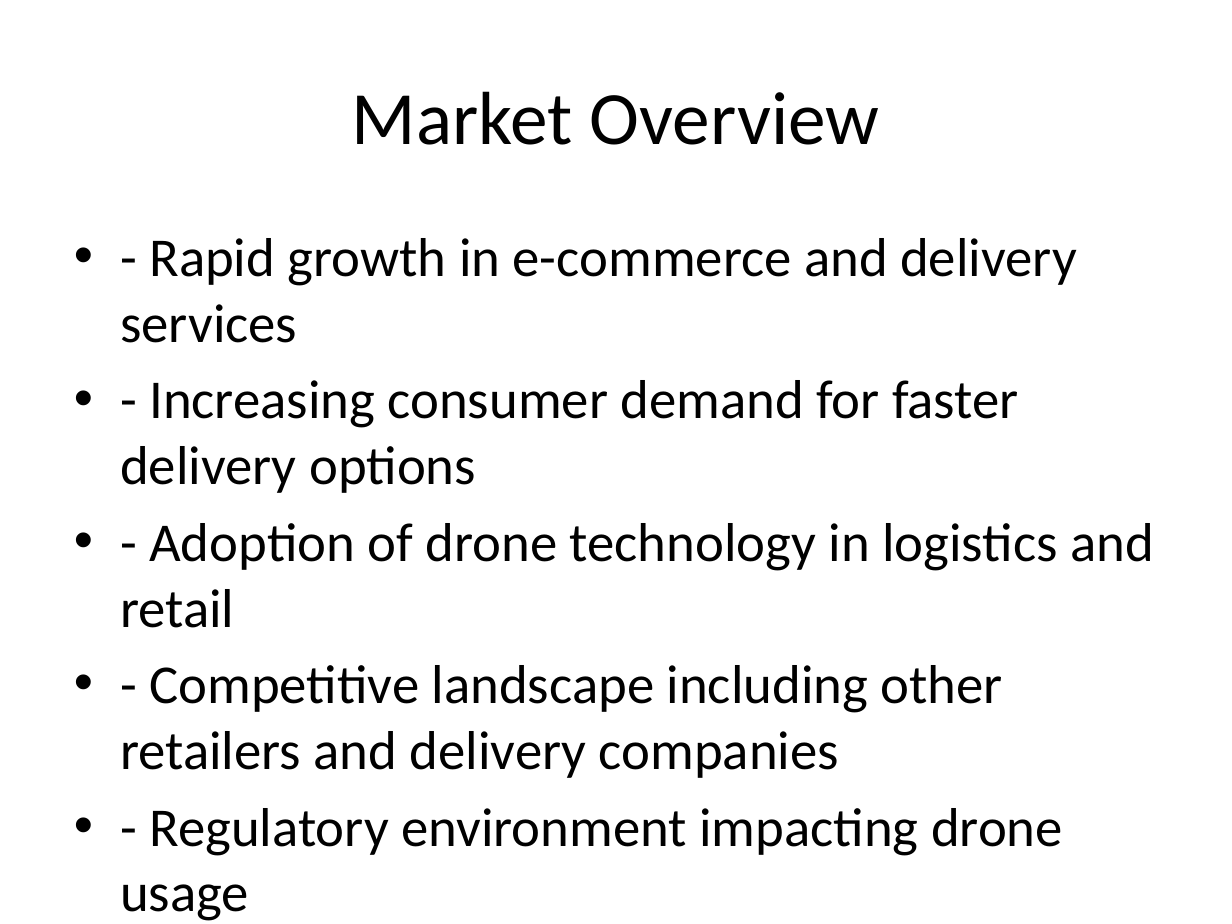
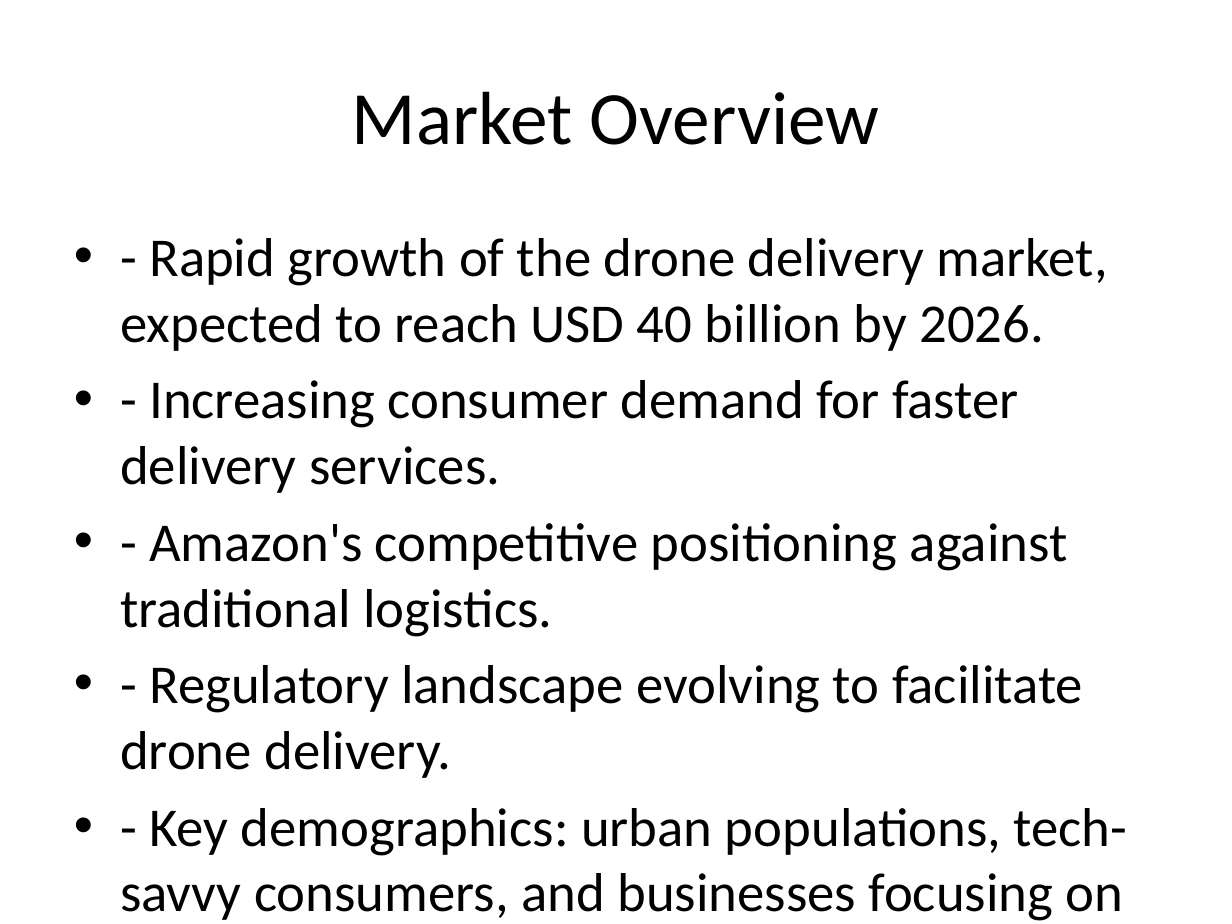
Before and after one commit to MiraSharma8511/hands-on-langchain, a slide deck: slide 1 of generated.pptx. Drawn at 1232x924 pixels with LibreOffice and Linux fonts; fonts in the diff are those of the drawing. Boxes give left, top, right and bottom in pixels: in the first picture for what was removed or moved away, otherwise in the second. Text is boxed around its words. In the diff, an @@ line names an element or a change of style, - is before the commit and + after.

```diff
--- a/generated.pptx
+++ b/generated.pptx
@@ text at [120, 238, 1128, 921]: text changed @@
-• - Rapid growth in e-commerce and delivery services
-• - Increasing consumer demand for faster delivery options
-• - Adoption of drone technology in logistics and retail
-• - Competitive landscape including other retailers and delivery companies
-• - Regulatory environment impacting drone usage
+• - Rapid growth of the drone delivery market, expected to reach USD 40 billion by 2026.
+• - Increasing consumer demand for faster delivery services.
+• - Amazon's competitive positioning against traditional logistics.
+• - Regulatory landscape evolving to facilitate drone delivery.
+• - Key demographics: urban populations, tech-savvy consumers, and businesses focusing on efficiency.
```
Also in this commit, not shown: 5 other slides changed, 4 slides added, 2 slides removed, 11 other files.
